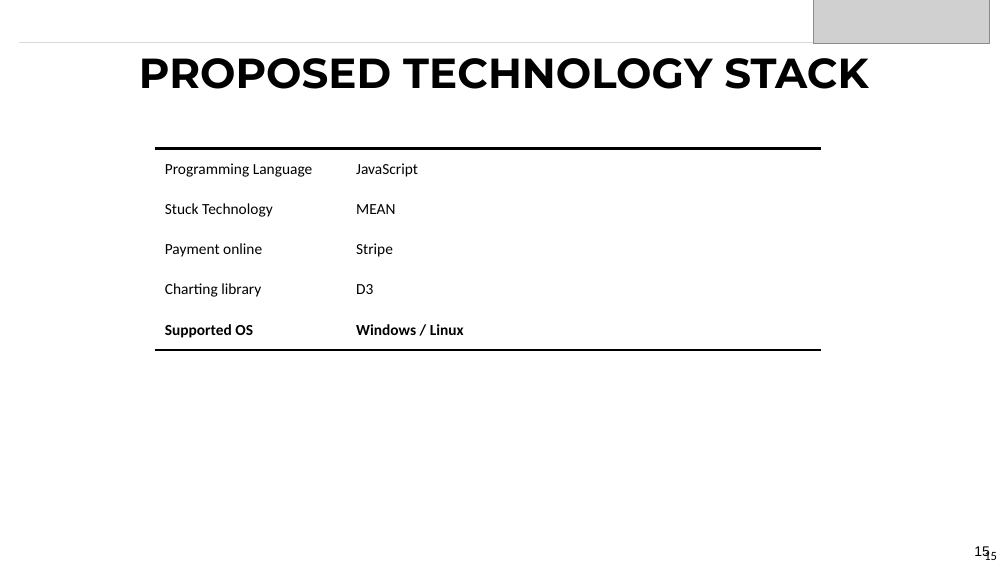
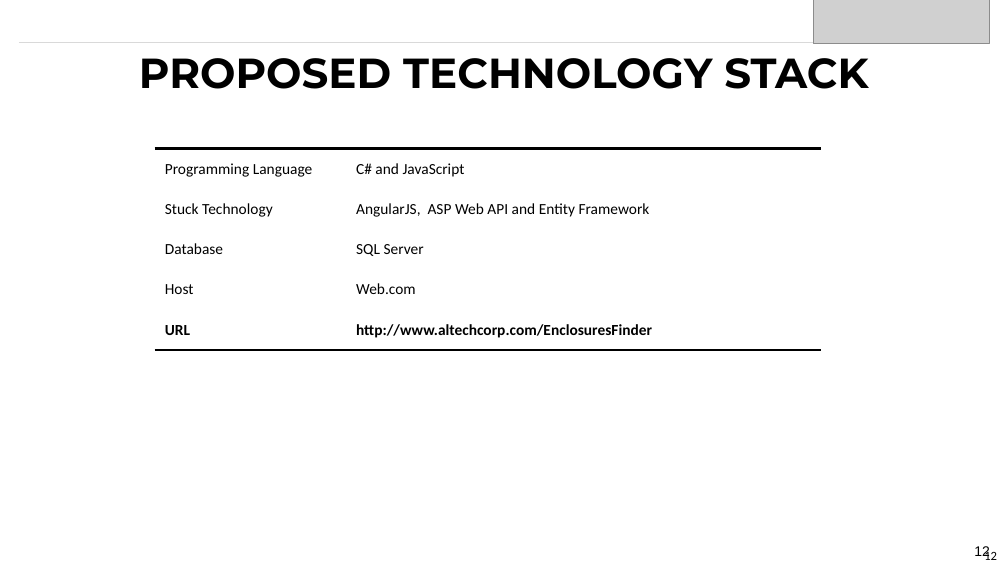
Before and after one commit to eaitbrahim/AltechEnclosures, a slide deck: slide 12 of Code Gate Proposal to Altech for Enclosures App.pptx (slide 15 before the commit). Drawn at 1008x567 pixels with LibreOffice and Linux fonts; fonts in the diff are those of the drawing; grey boxes stand for pictures. Boxes give left, top, right and bottom in pixels: in the first picture for what was removed or moved away, otherwise in the second. Text is boxed around its words. In the diff, an @@ line names an element or a change of style, - is before the commit and + after.

```diff
--- a/Code Gate Proposal to Altech for Enclosures App.pptx
+++ b/Code Gate Proposal to Altech for Enclosures App.pptx
@@ table at [155,148,823,350] @@
-row 1, column 2: JavaScript
+row 1, column 2: C# and JavaScript
-row 2, column 2: MEAN
+row 2, column 2: AngularJS, ASP Web API and Entity Framework
-row 3, column 1: Payment online
+row 3, column 1: Database
-row 3, column 2: Stripe
+row 3, column 2: SQL Server
-row 4, column 1: Charting library
+row 4, column 1: Host
-row 4, column 2: D3
+row 4, column 2: Web.com
-row 5, column 1: Supported OS
+row 5, column 1: URL
-row 5, column 2: Windows / Linux
+row 5, column 2: http://www.altechcorp.com/EnclosuresFinder
@@ page number at [974,546,990,560]: text changed @@
-15
+12
@@ page number at [984,549,997,560]: text changed @@
-15
+12
```
Also in this commit, not shown: 5 other slides changed, 7 slides added, 10 slides removed.
